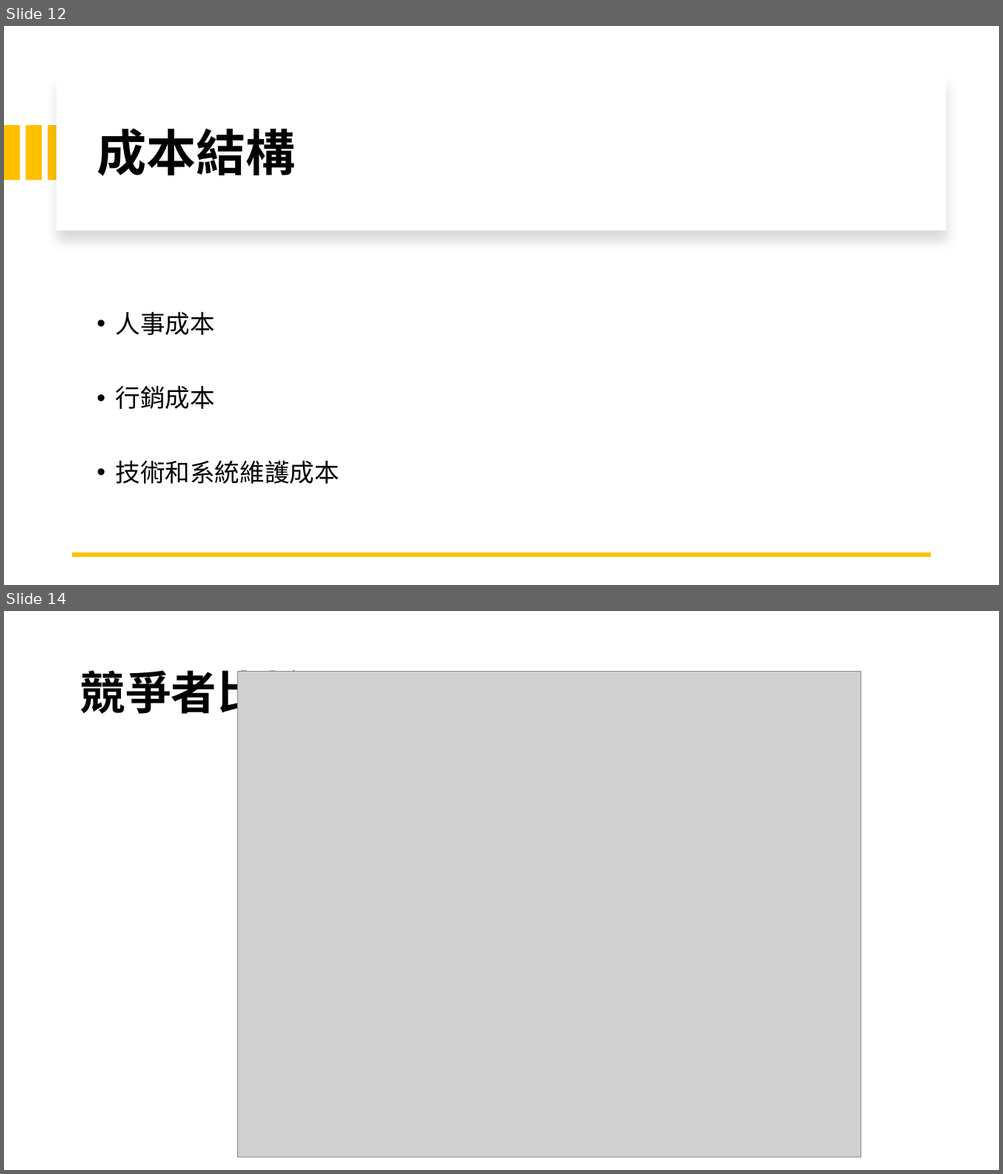
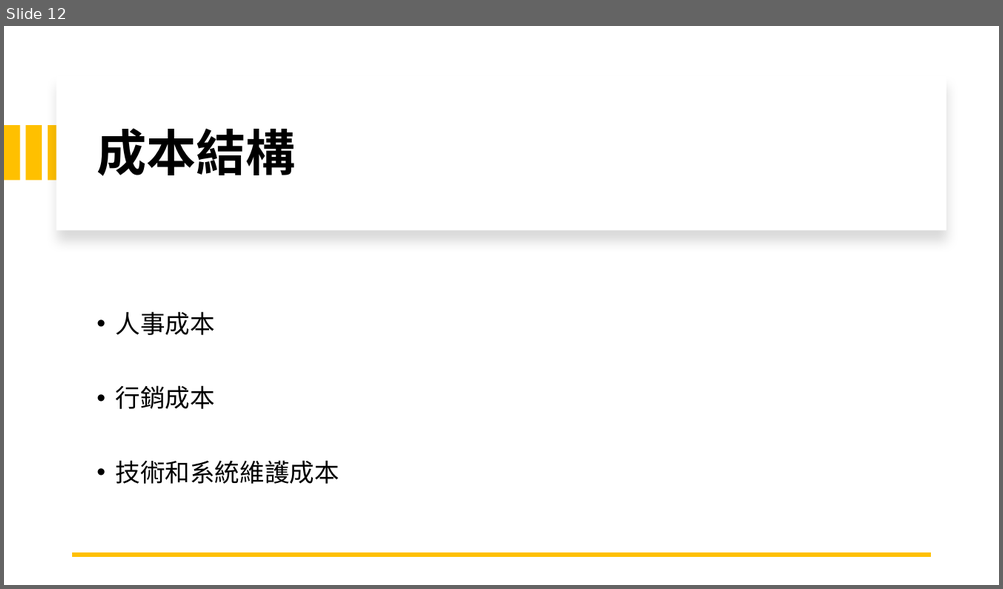
Before and after one commit to michaelchen1225/-, a slide deck: 整合/產品報告.pptx. Shown one above the other, each under a label of ours: slides 12 and 14 before the commit, slide 12 after it; the slides between them are not shown. The pictures are 1003x1174 and 1003x589 pixels, drawn with LibreOffice and Linux fonts; fonts in the diff are those of the drawing; grey boxes stand for pictures. Boxes give left, top, right and bottom in pixels: in the first picture for what was removed or moved away, otherwise in the second. Text is boxed around its words. In the diff, an @@ line names an element or a change of style, - is before the commit and + after.

```diff
--- a/整合/產品報告.pptx
+++ b/整合/產品報告.pptx
@@ slide 14 removed at <box>4,611,999,1170</box>, background #FFFFFF @@
@@ title removed at <box>79,663,307,721</box> @@
-競爭者比較
@@ picture removed at <box>238,672,861,1158</box> @@
```
Also in this commit, not shown: 5 slides changed, 39 other files.
